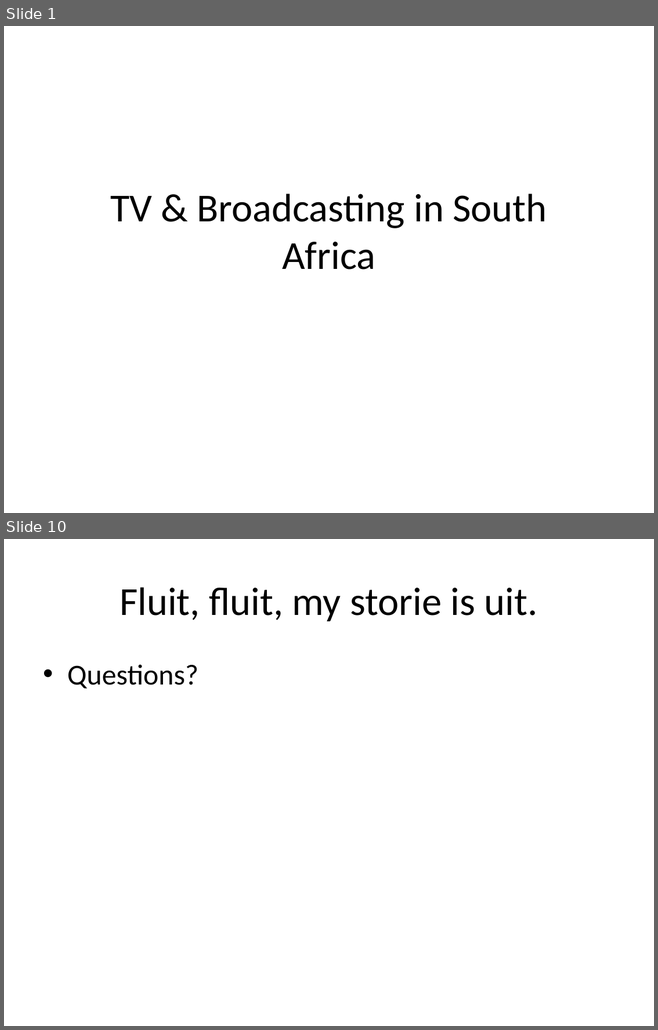
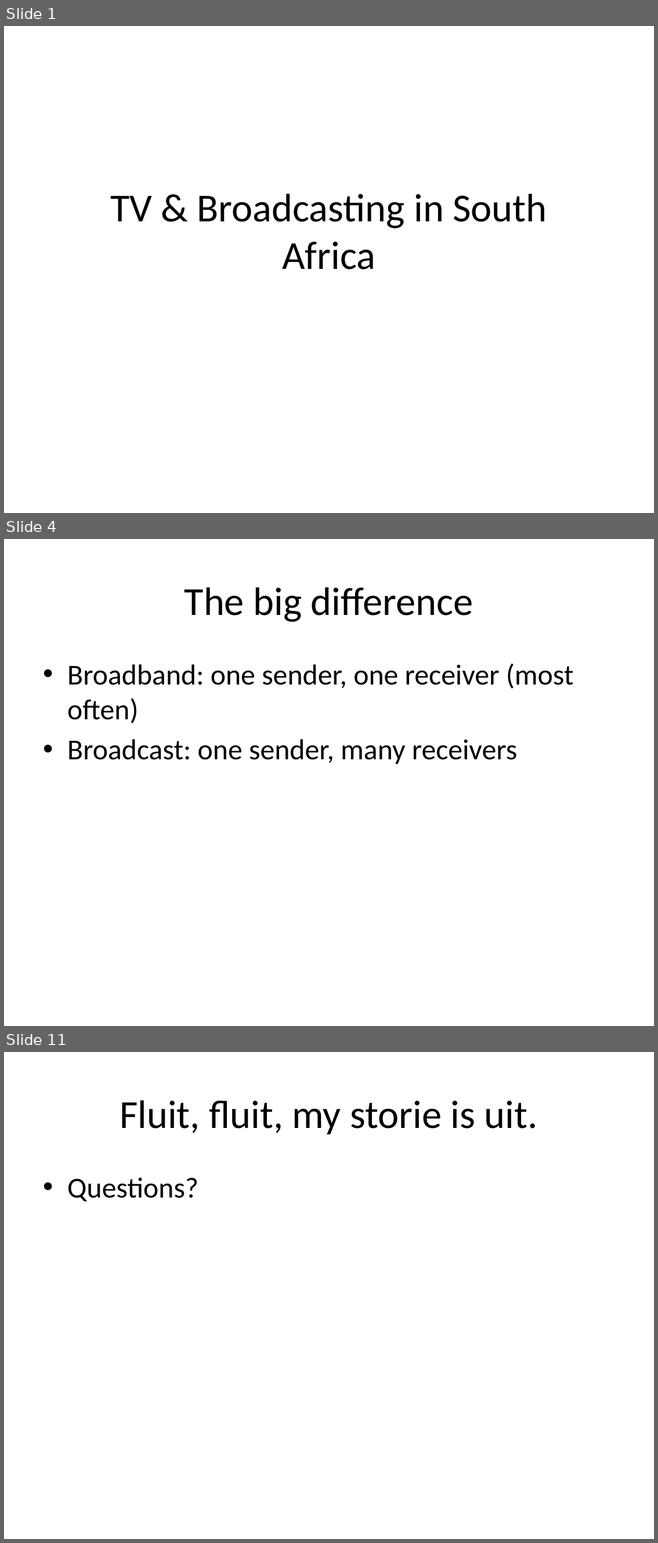
Before and after one commit to sigstart/sigstart.github.io, a slide deck: tv-broadcasting/TV broadcasting presentation outline.pptx. Shown one above the other, each under a label of ours: slides 1 and 10 before the commit, slides 1, 4 and 11 after it; the slides between them are not shown. The pictures are 658x1030 and 658x1543 pixels, drawn with LibreOffice and Linux fonts; fonts in the diff are those of the drawing. Boxes give left, top, right and bottom in pixels: in the first picture for what was removed or moved away, otherwise in the second. Text is boxed around its words. In the diff, an @@ line names an element or a change of style, - is before the commit and + after.

Commit message:
Simplifications and improvements to TV Broadcasting training slides

```diff
--- a/tv-broadcasting/TV broadcasting presentation outline.pptx
+++ b/tv-broadcasting/TV broadcasting presentation outline.pptx
@@ slide 4 added at (4, 539, 654, 1026), background #FFFFFF @@
@@ title added at (184, 587, 473, 622), 44 pt, text #000000 @@
+The big difference
@@ text added at (67, 664, 574, 764), 32 pt, text #000000 @@
+• Broadband: one sender, one receiver (most often)
+• Broadcast: one sender, many receivers
@@ what was slide 10 is now slide 11 @@
```
Also in this commit, not shown: 6 slides changed, 2 other slides added, 1 slide removed, 1 other file.
